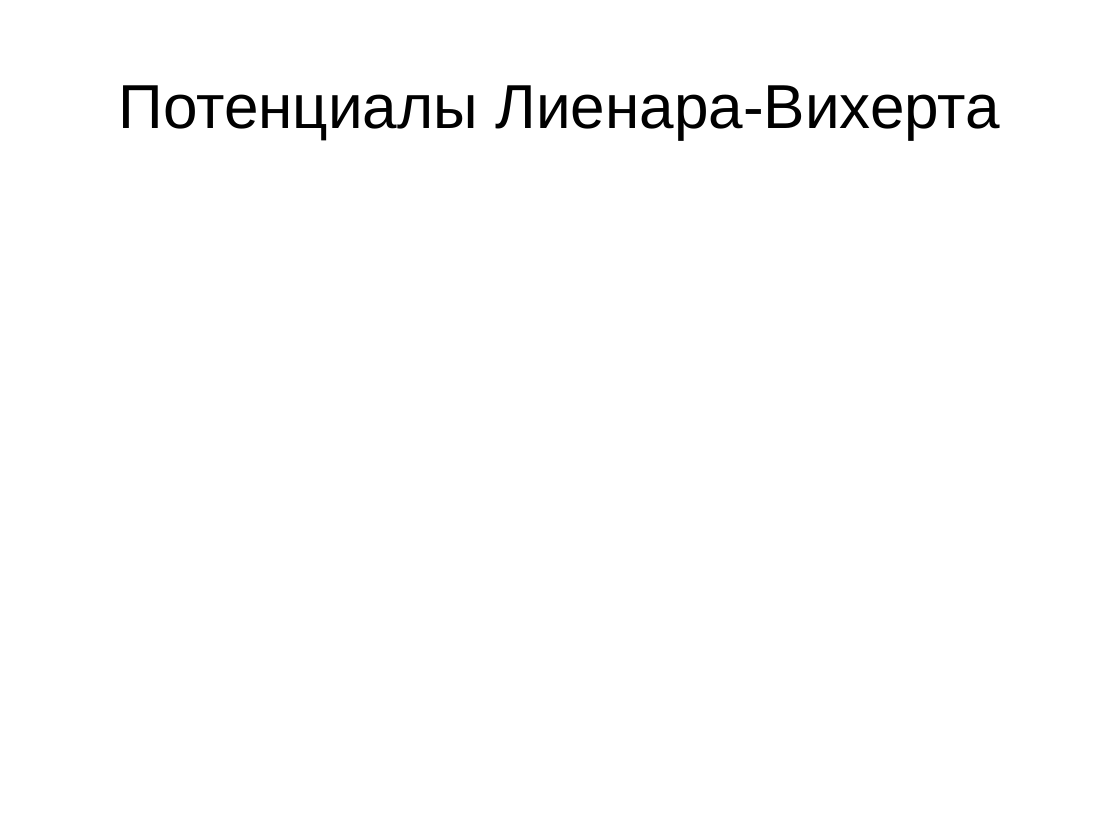
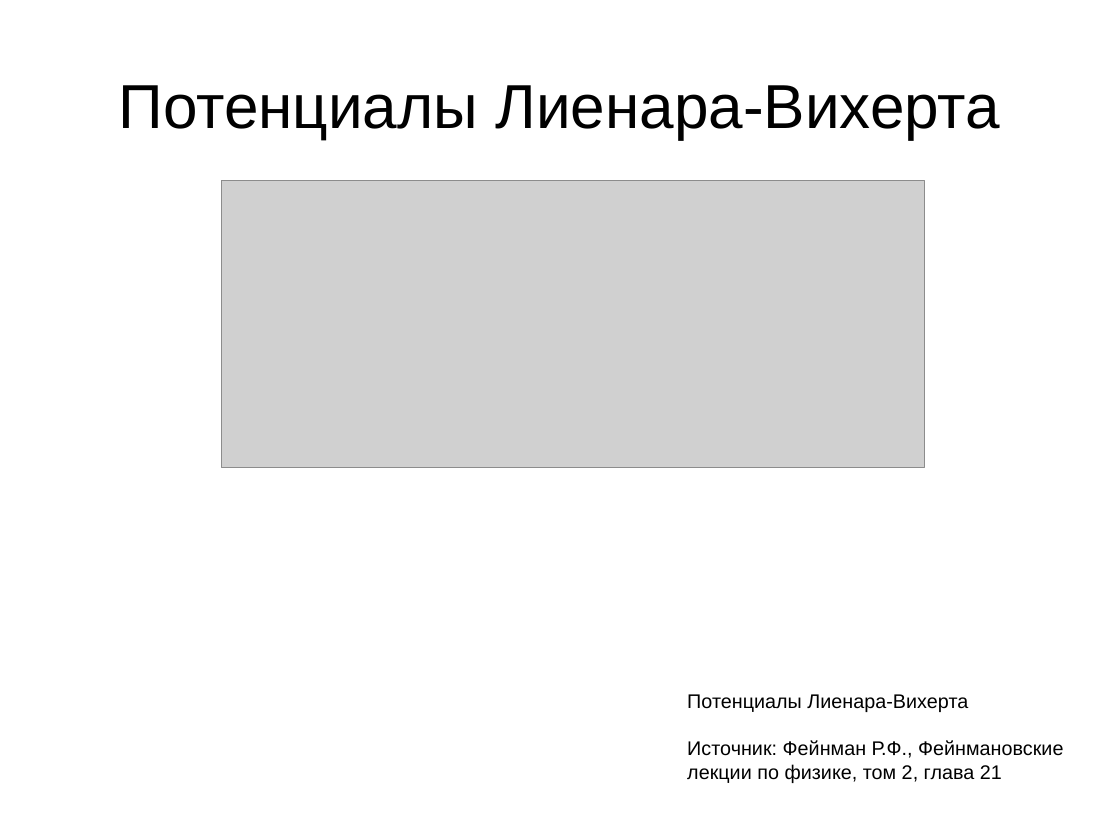
Before and after one commit to demanxd/Disser, a slide deck: slide 7 of Presentaition.odp. Drawn at 1120x840 pixels with LibreOffice and Linux fonts; fonts in the diff are those of the drawing; grey boxes stand for pictures. Boxes give left, top, right and bottom in pixels: in the first picture for what was removed or moved away, otherwise in the second. Text is boxed around its words. In the diff, an @@ line names an element or a change of style, - is before the commit and + after.

Commit message:
second version of presentation, plus some .kra images

```diff
--- a/Presentaition.odp
+++ b/Presentaition.odp
@@ picture added at [222,180,925,468] @@
@@ picture added at [264,180,868,427] @@
@@ picture added at [293,180,772,376] @@
@@ text added at [687,694,1063,783], 14 pt, text #000000 @@
+Потенциалы Лиенара-Вихерта
+Источник: Фейнман Р.Ф., Фейнмановские лекции по физике, том 2, глава 21
```
Also in this commit, not shown: 2 other slides changed, 4 slides added, 4 slides removed, 7 other files.
